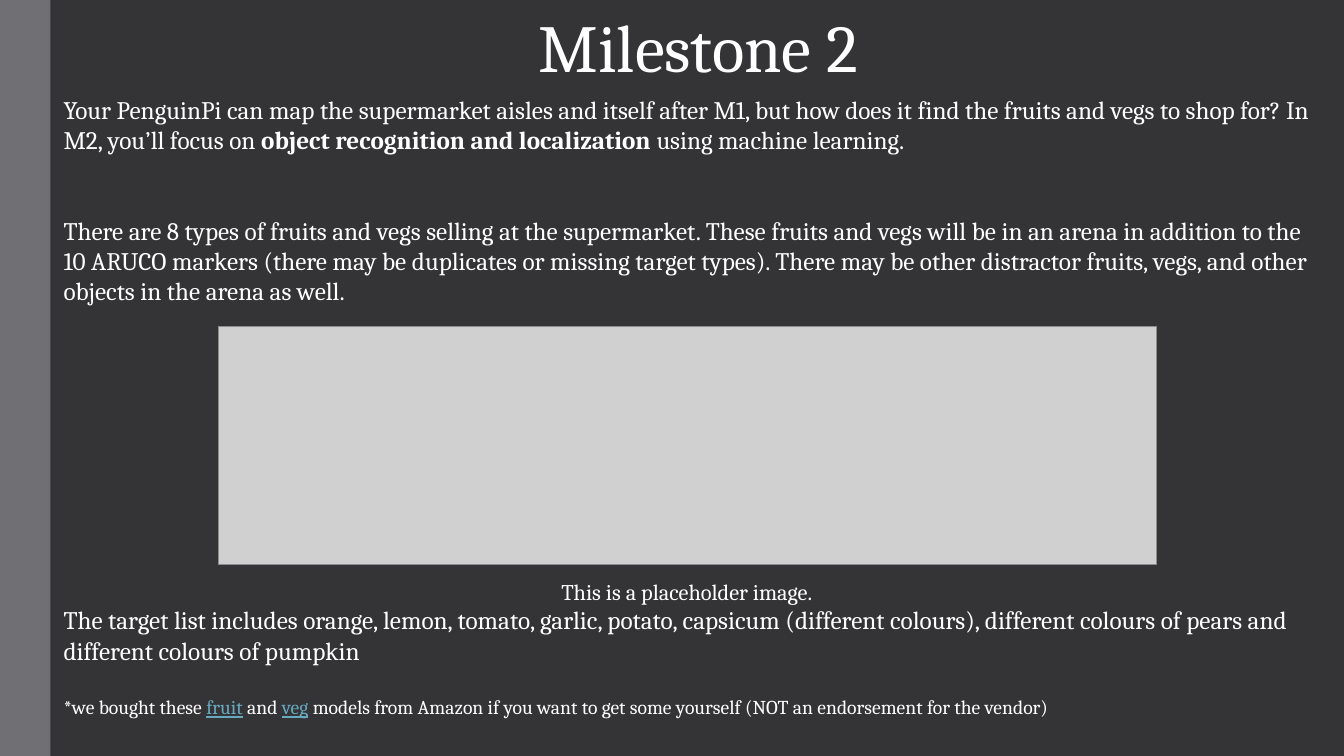
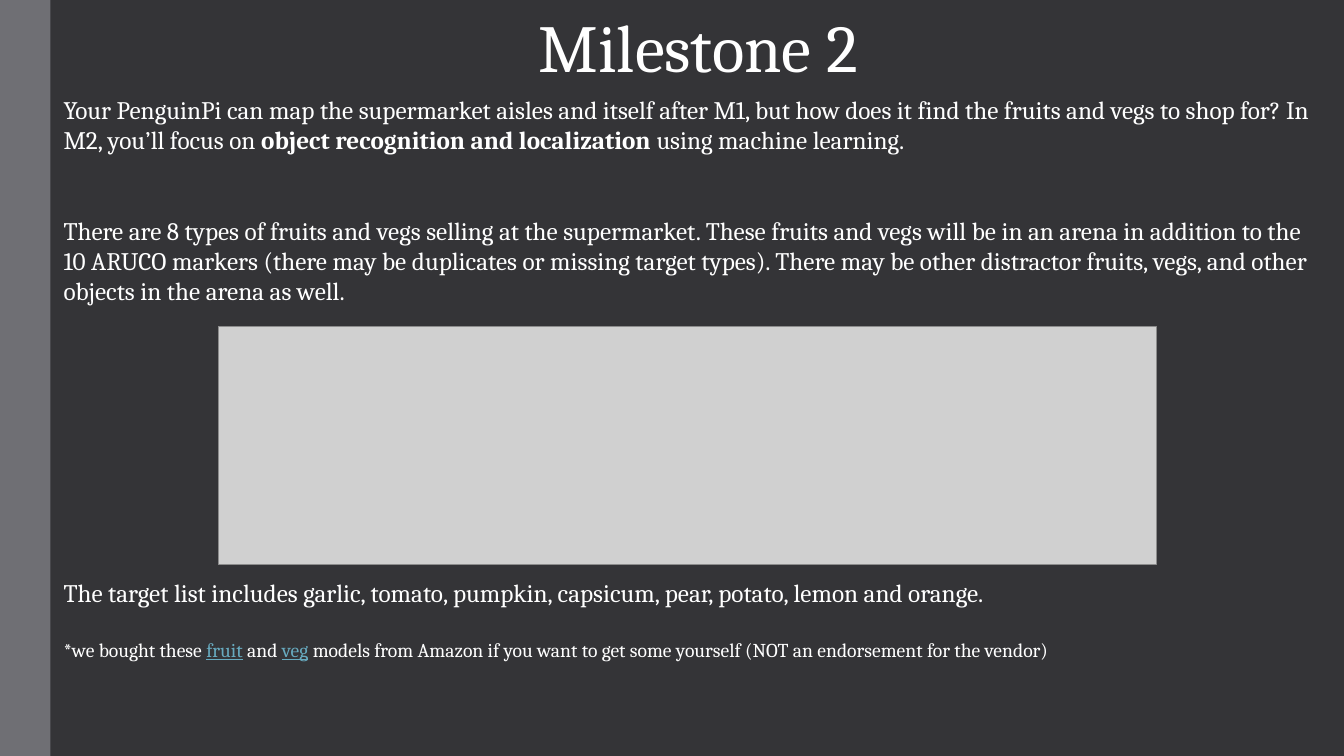
Before and after one commit to vabe0003/ECE4078_Lab_2025_H2, a slide deck: slide 3 of Week05-06/M2_slides/Lab3_1.pptx. Drawn at 1344x756 pixels with LibreOffice and Linux fonts; fonts in the diff are those of the drawing; grey boxes stand for pictures. Boxes give left, top, right and bottom in pixels: in the first picture for what was removed or moved away, otherwise in the second. Text is boxed around its words. In the diff, an @@ line names an element or a change of style, - is before the commit and + after.

Commit message:
Changed lime to pear in readme + slides

```diff
--- a/Week05-06/M2_slides/Lab3_1.pptx
+++ b/Week05-06/M2_slides/Lab3_1.pptx
@@ text at (64, 584, 983, 608): text changed @@
-This is a placeholder image.
-The target list includes orange, lemon, tomato, garlic, potato, capsicum (different colours), different colours of pears and different colours of pumpkin
+The target list includes garlic, tomato, pumpkin, capsicum, pear, potato, lemon and orange.
```
Also in this commit, not shown: 2 other files.
